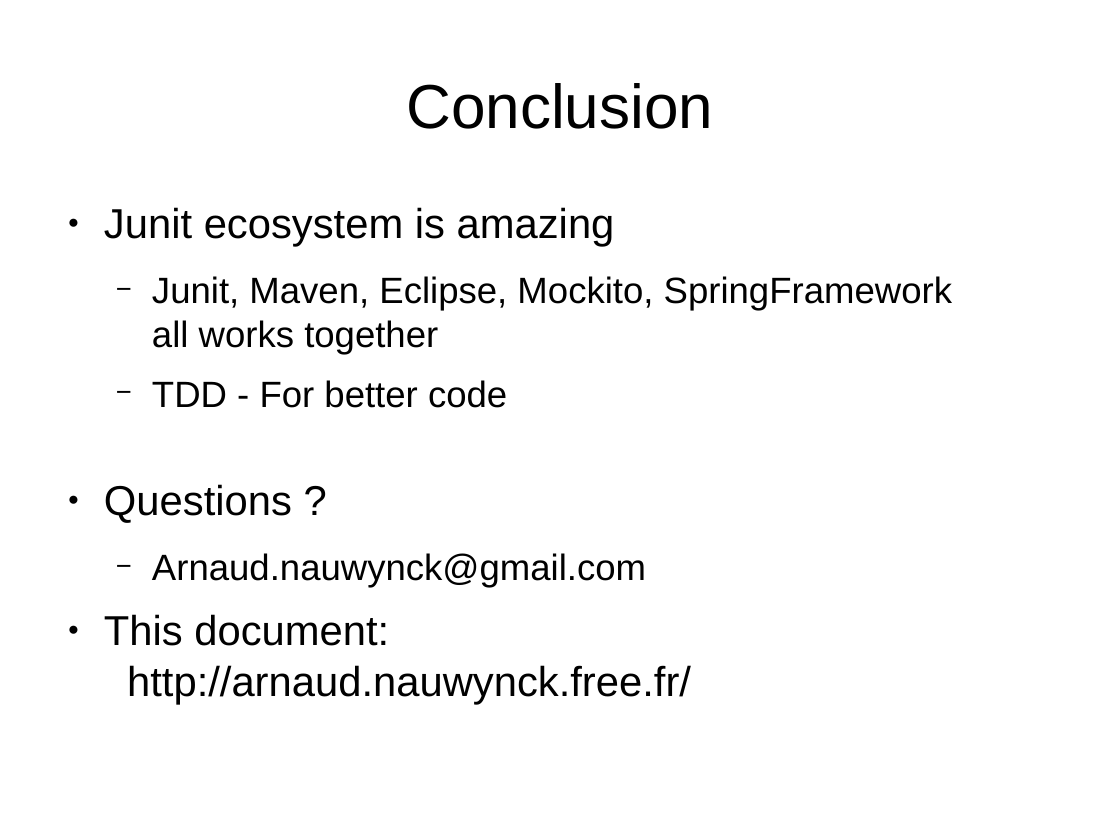
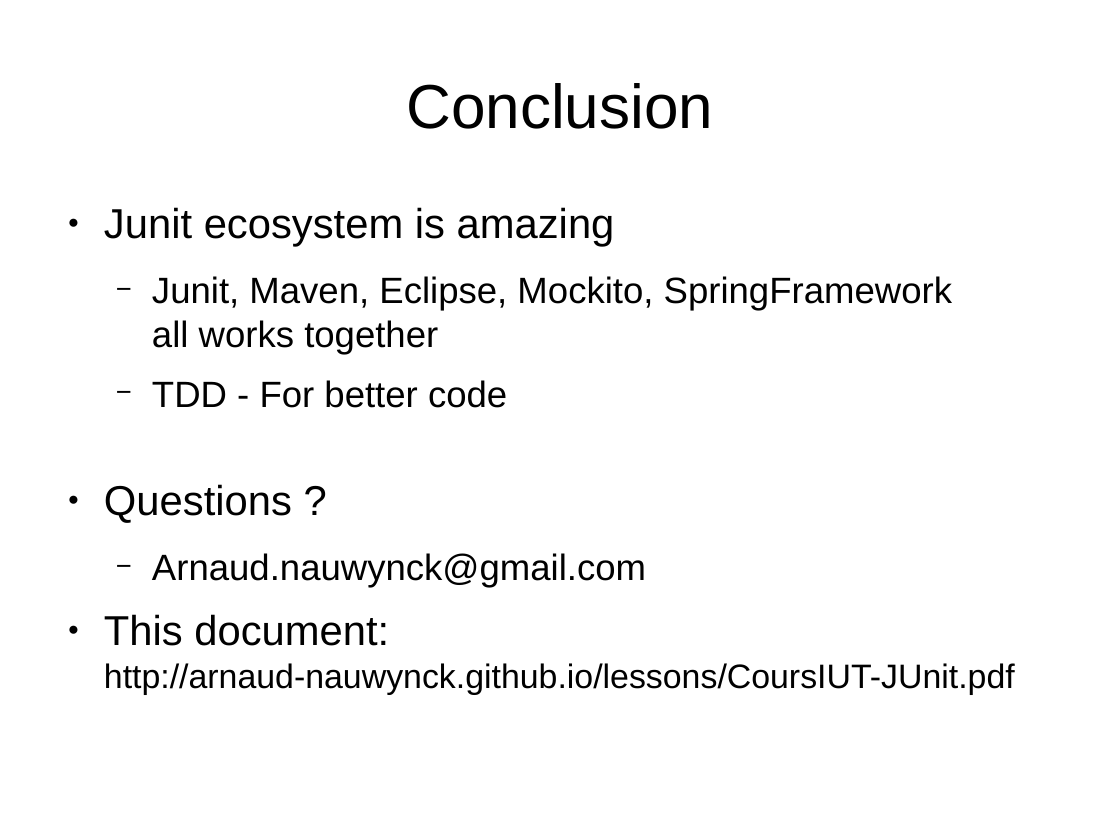
Before and after one commit to Arnaud-Nauwynck/Arnaud-Nauwynck.github.io, a slide deck: slide 66 of lessons/CoursIUT-JUnit.odp (slide 67 before the commit). Drawn at 1120x840 pixels with LibreOffice and Linux fonts; fonts in the diff are those of the drawing. Boxes give left, top, right and bottom in pixels: in the first picture for what was removed or moved away, otherwise in the second. Text is boxed around its words. In the diff, an @@ line names an element or a change of style, - is before the commit and + after.

```diff
--- a/lessons/CoursIUT-JUnit.odp
+++ b/lessons/CoursIUT-JUnit.odp
@@ text at (104, 614, 1015, 695): text changed; size 29.6 to 24.1 pt @@
-● This document:
-  http://arnaud.nauwynck.free.fr/
+● This document:
+  http://arnaud-nauwynck.github.io/lessons/CoursIUT-JUnit.pdf
```
Also in this commit, not shown: 1 other slide changed, 1 slide removed, 1 other file.
